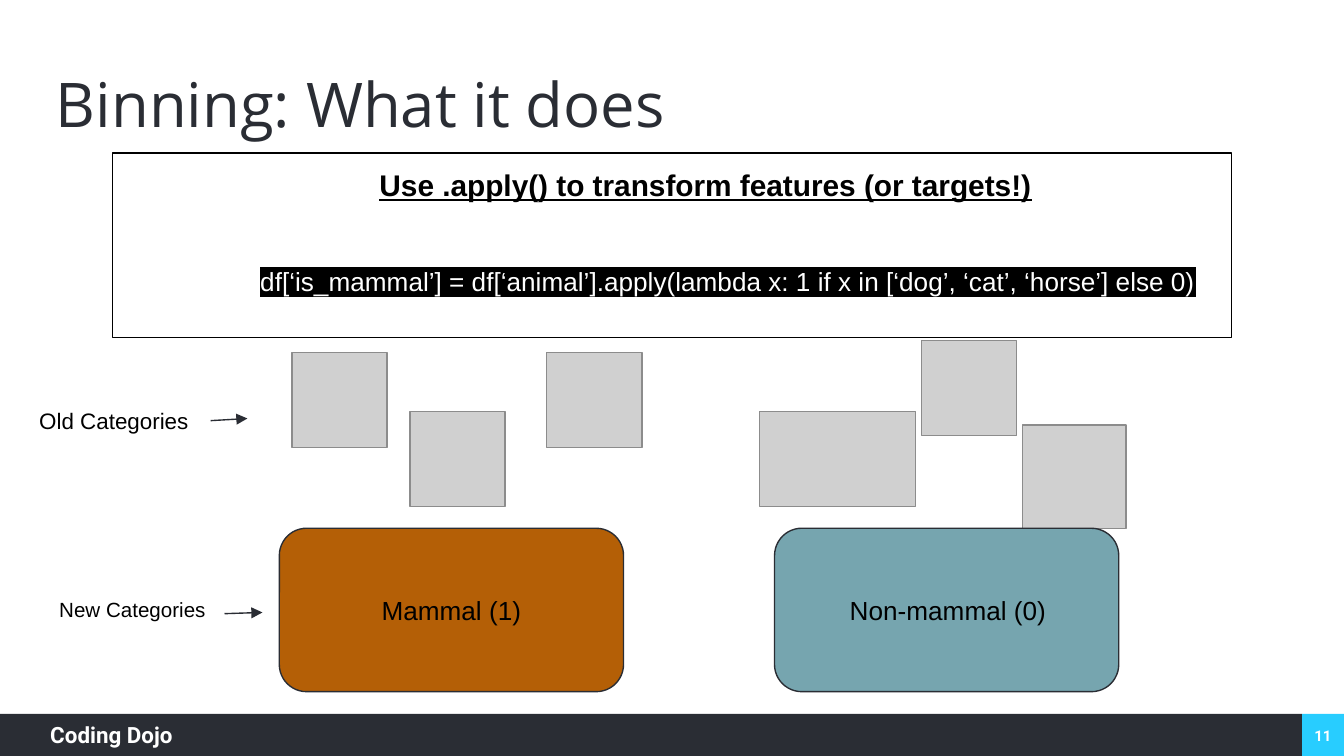
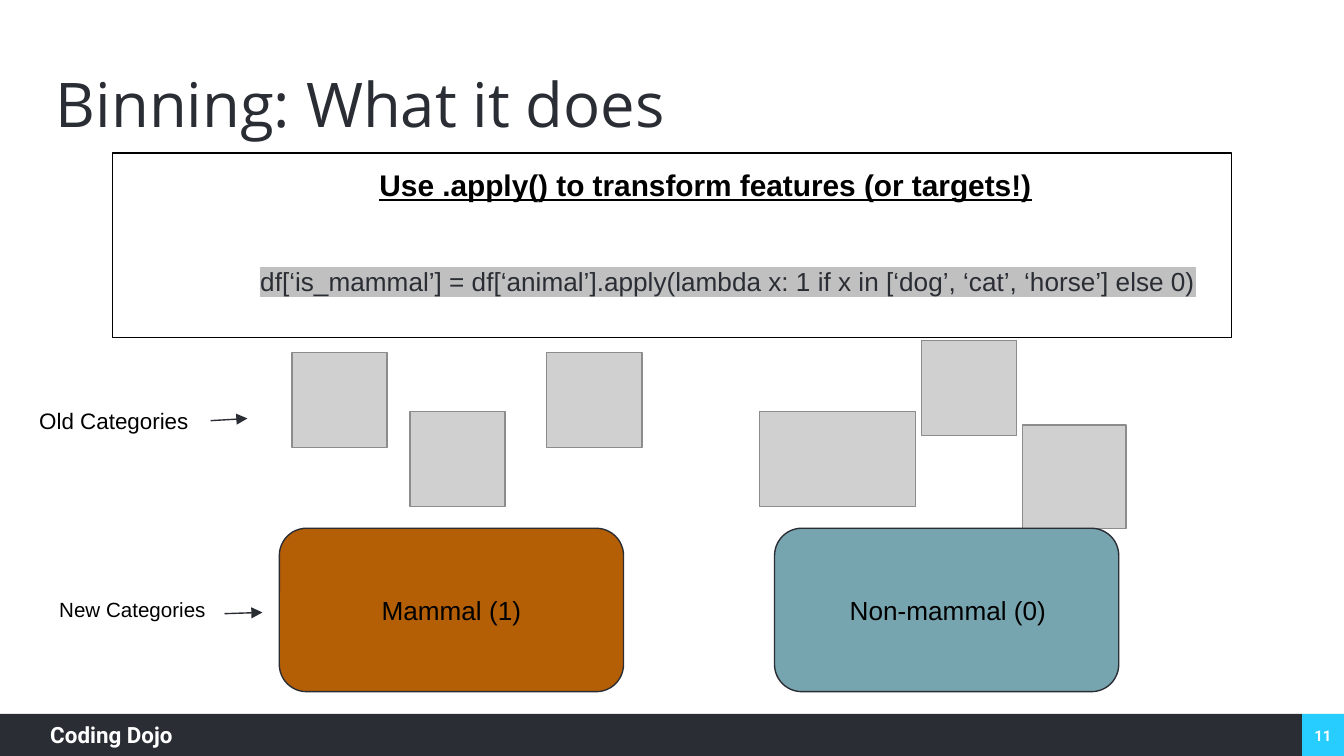
Before and after one commit to coding-dojo-data-science/week-10-lecture-2-feature-engineering, a slide deck: slide 11 of Week 10, Lecture 2 Feature Engineering.pptx. Drawn at 1344x756 pixels with LibreOffice and Linux fonts; fonts in the diff are those of the drawing; grey boxes stand for pictures; background and template pictures are left out. Boxes give left, top, right and bottom in pixels: in the first picture for what was removed or moved away, otherwise in the second. Text is boxed around its words. In the diff, an @@ line names an element or a change of style, - is before the commit and + after.

```diff
--- a/Week 10, Lecture 2 Feature Engineering.pptx
+++ b/Week 10, Lecture 2 Feature Engineering.pptx
@@ text at bbox=[260, 272, 1194, 297]: text colour #FFFFFF to #2A2D34, highlight #000000 to #C0C0C0 in "df[‘is_mammal’] = df[‘animal’].apply(lambda x: 1 if x ..." @@
```
Also in this commit, not shown: 3 other slides changed, 4 other files.
